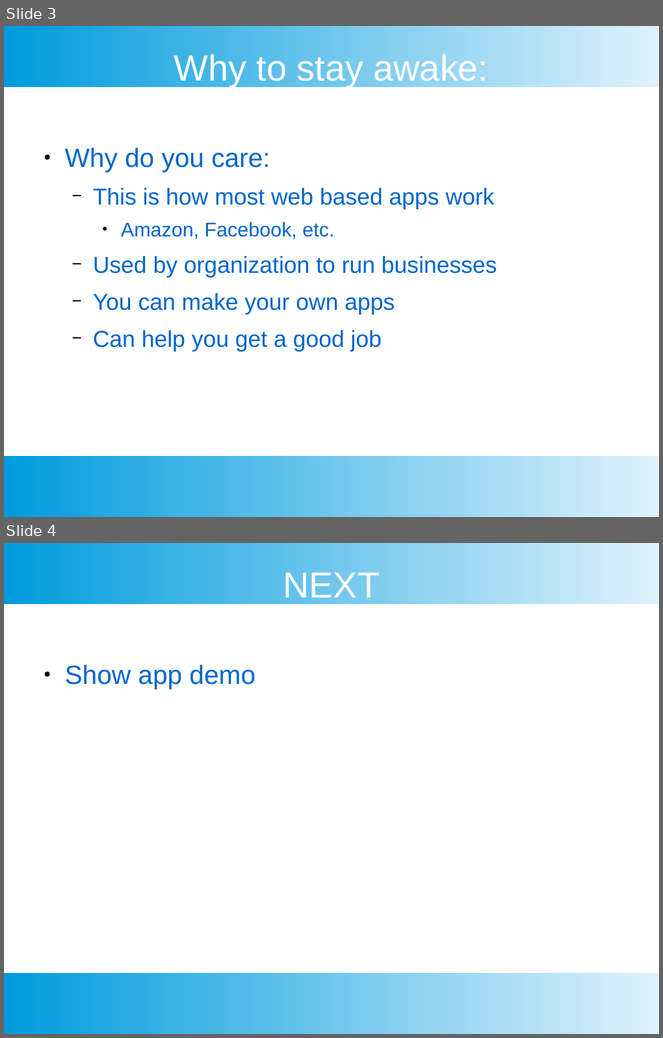
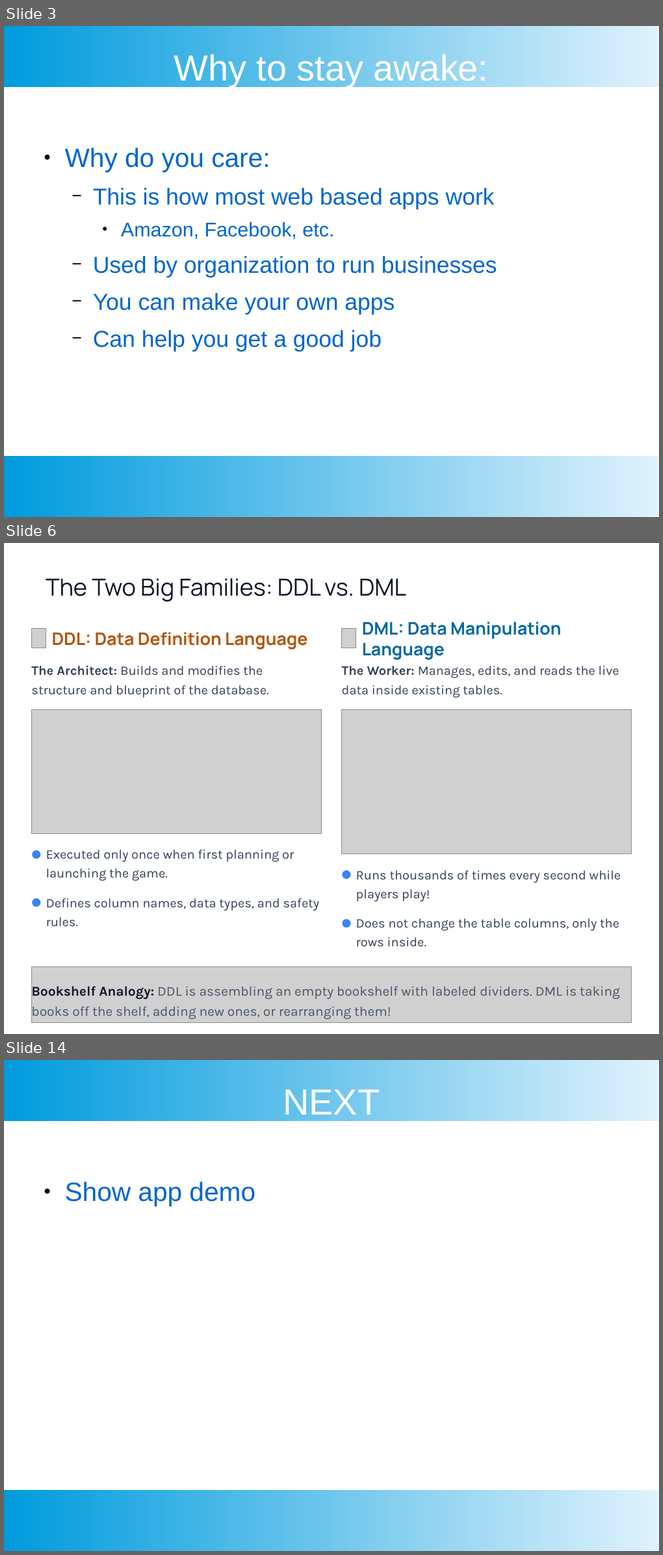
Before and after one commit to benjaminisi/EscapeRoomFlaskLesson, a slide deck: Documents/slides/4sql.odp. Shown one above the other, each under a label of ours: slides 3 and 4 before the commit, slides 3, 6 and 14 after it; the slides between them are not shown. The pictures are 663x1038 and 663x1555 pixels, drawn with LibreOffice and Linux fonts; fonts in the diff are those of the drawing; grey boxes stand for pictures; background and template pictures are left out. Boxes give left, top, right and bottom in pixels: in the first picture for what was removed or moved away, otherwise in the second. Text is boxed around its words. In the diff, an @@ line names an element or a change of style, - is before the commit and + after.

```diff
--- a/Documents/slides/4sql.odp
+++ b/Documents/slides/4sql.odp
@@ slide 6 added at <box>4,543,659,1034</box>, background picture (left out) @@
@@ text added at <box>46,578,406,602</box>, 28.5 pt, text #0F172A @@
+The Two Big Families: DDL vs. DML
@@ picture added at <box>31,629,46,648</box> @@
@@ text added at <box>52,632,308,650</box>, 21 pt, text #B45309, bold @@
+DDL: Data Definition Language
@@ picture added at <box>342,629,356,648</box> @@
@@ text added at <box>362,622,561,660</box>, 21 pt, text #0369A1, bold @@
+DML: Data Manipulation Language
@@ text added at <box>31,666,269,698</box>, 15.8 pt, text #334155 @@
+The Architect: Builds and modifies the structure and blueprint of the database.
@@ text added at <box>342,666,620,698</box>, 15.8 pt, text #334155 @@
+The Worker: Manages, edits, and reads the live data inside existing tables.
@@ picture added at <box>31,709,321,834</box> @@
@@ picture added at <box>342,709,631,854</box> @@
@@ text added at <box>31,844,36,860</box>, 13.5 pt, text #3B82F6 @@
+●
@@ text added at <box>46,850,294,881</box>, 15.8 pt, text #334155 @@
+Executed only once when first planning or launching the game.
@@ text added at <box>342,865,347,881</box>, 13.5 pt, text #3B82F6 @@
+●
@@ text added at <box>356,871,622,902</box>, 15.8 pt, text #334155 @@
+Runs thousands of times every second while players play!
@@ text added at <box>31,893,36,909</box>, 13.5 pt, text #3B82F6 @@
+●
@@ text added at <box>46,899,320,927</box>, 15.8 pt, text #334155 @@
+Defines column names, data types, and safety rules.
@@ text added at <box>342,913,347,929</box>, 13.5 pt, text #3B82F6 @@
+●
@@ text added at <box>356,919,620,947</box>, 15.8 pt, text #334155 @@
+Does not change the table columns, only the rows inside.
@@ picture added at <box>31,967,631,1023</box> @@
@@ text added at <box>31,984,620,1020</box>, 16.5 pt, text #475569 @@
+Bookshelf Analogy: DDL is assembling an empty bookshelf with labeled dividers. DML is taking books off the shelf, adding new ones, or rearranging them!
@@ what was slide 4 is now slide 14 @@
```
Also in this commit, not shown: 9 other slides added.
